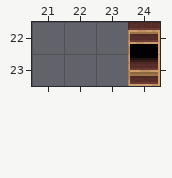
Tiled map, stored at res/maps/sky.tmx. That is the earlier state.
Cells are 16x16 px. Shown: x 21..24, y 22..23.
After the commit:
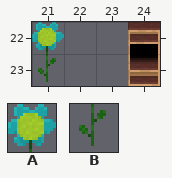
Key: from "flowers": A 28, B 32.
_ is an empty cell.
Objects are placed by their top-left corner, in cells (3,4 is the top-left corner of cell 3,4); size is 1x1 cell unless given.
The exact change:
Layer "entities":
added: B at 21,23
Layer "above":
y 22: x 21 _ -> A
Changed places in both pictures, as pixel boxes (x1, y1, x2, y2):
added: (32, 22, 64, 82)
